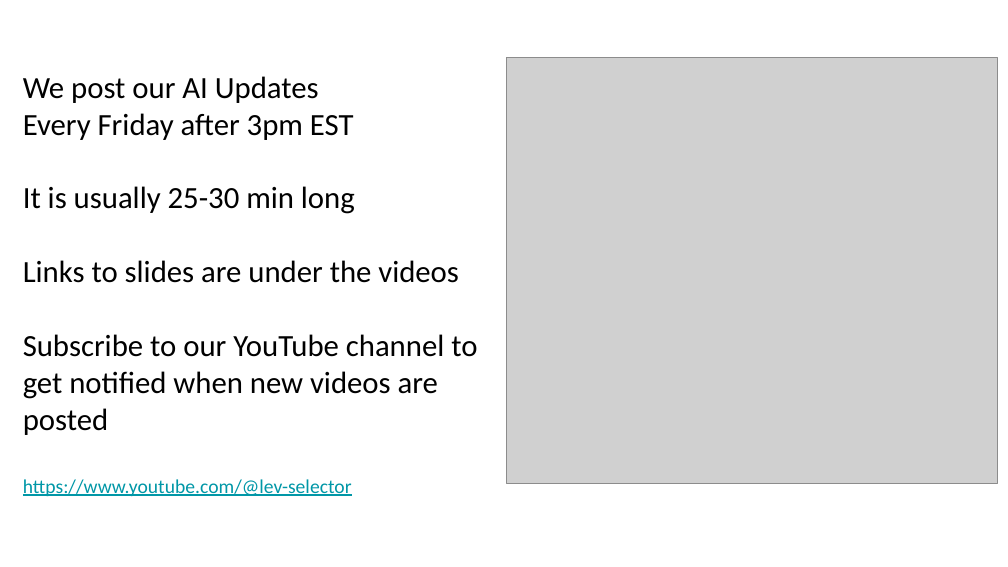
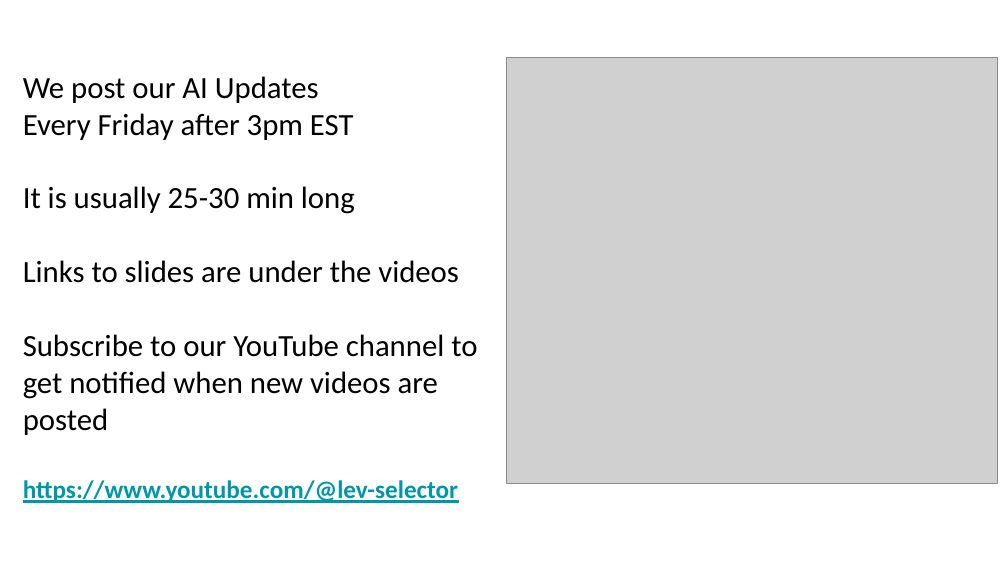
Before and after one commit to lselector/seminar, a slide deck: slide 5 of 2025/2025-04-25-AI-Updates.pptx. Drawn at 1008x567 pixels with LibreOffice and Linux fonts; fonts in the diff are those of the drawing; grey boxes stand for pictures. Boxes give left, top, right and bottom in pixels: in the first picture for what was removed or moved away, otherwise in the second. Text is boxed around its words. In the diff, an @@ line names an element or a change of style, - is before the commit and + after.

```diff
--- a/2025/2025-04-25-AI-Updates.pptx
+++ b/2025/2025-04-25-AI-Updates.pptx
@@ text at box(23, 480, 458, 503): size 14 to 18 pt, bold on in "https://www.youtube.com/@lev-selector" @@
```
Also in this commit, not shown: 3 other slides changed, 1 slide added.
